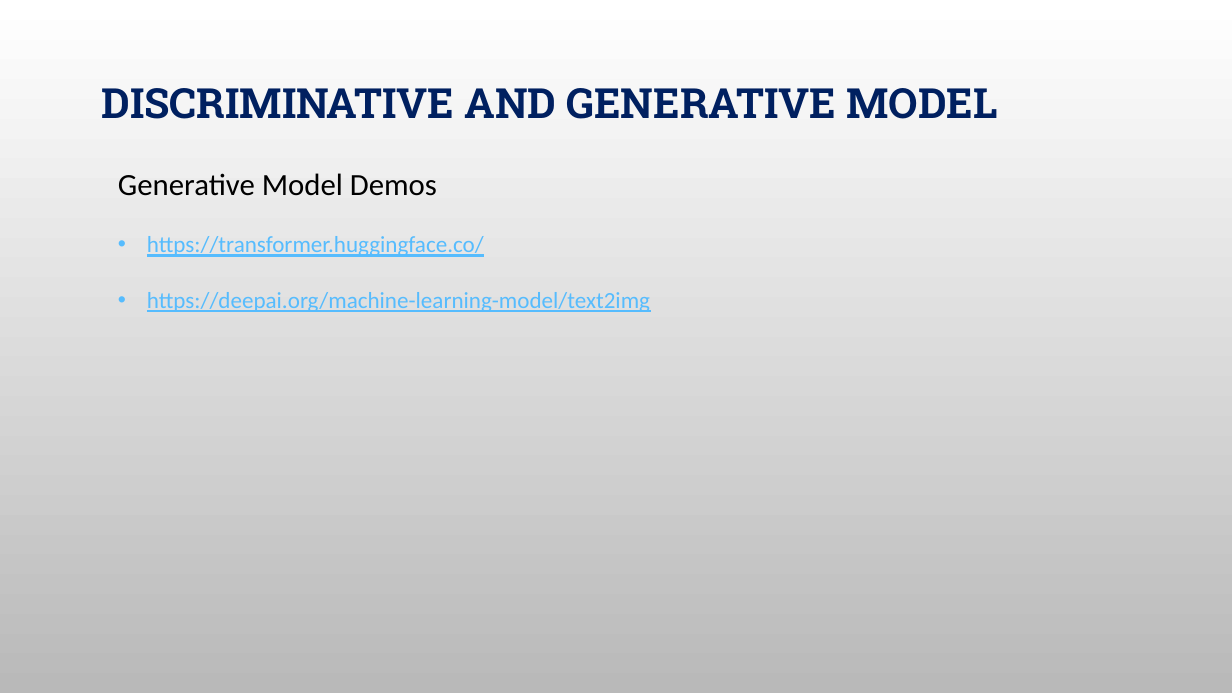
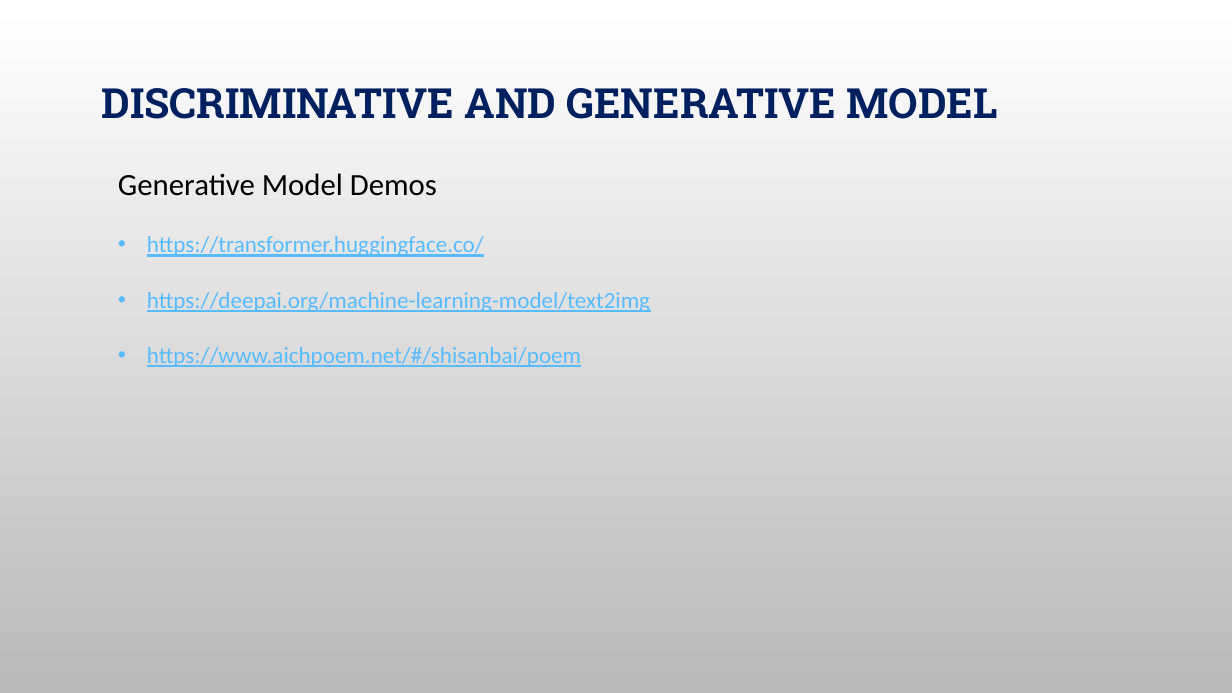
Before and after one commit to huzza2/AI_Fundation, a slide deck: slide 10 of AI_introduction.pptx. Drawn at 1232x693 pixels with LibreOffice and Linux fonts; fonts in the diff are those of the drawing; background and template pictures are left out. Boxes give left, top, right and bottom in pixels: in the first picture for what was removed or moved away, otherwise in the second. Text is boxed around its words. In the diff, an @@ line names an element or a change of style, - is before the commit and + after.

Commit message:
add link in PPT

```diff
--- a/AI_introduction.pptx
+++ b/AI_introduction.pptx
@@ text at box(147, 347, 581, 367): paragraph added @@
+• https://www.aichpoem.net/#/shisanbai/poem
```
